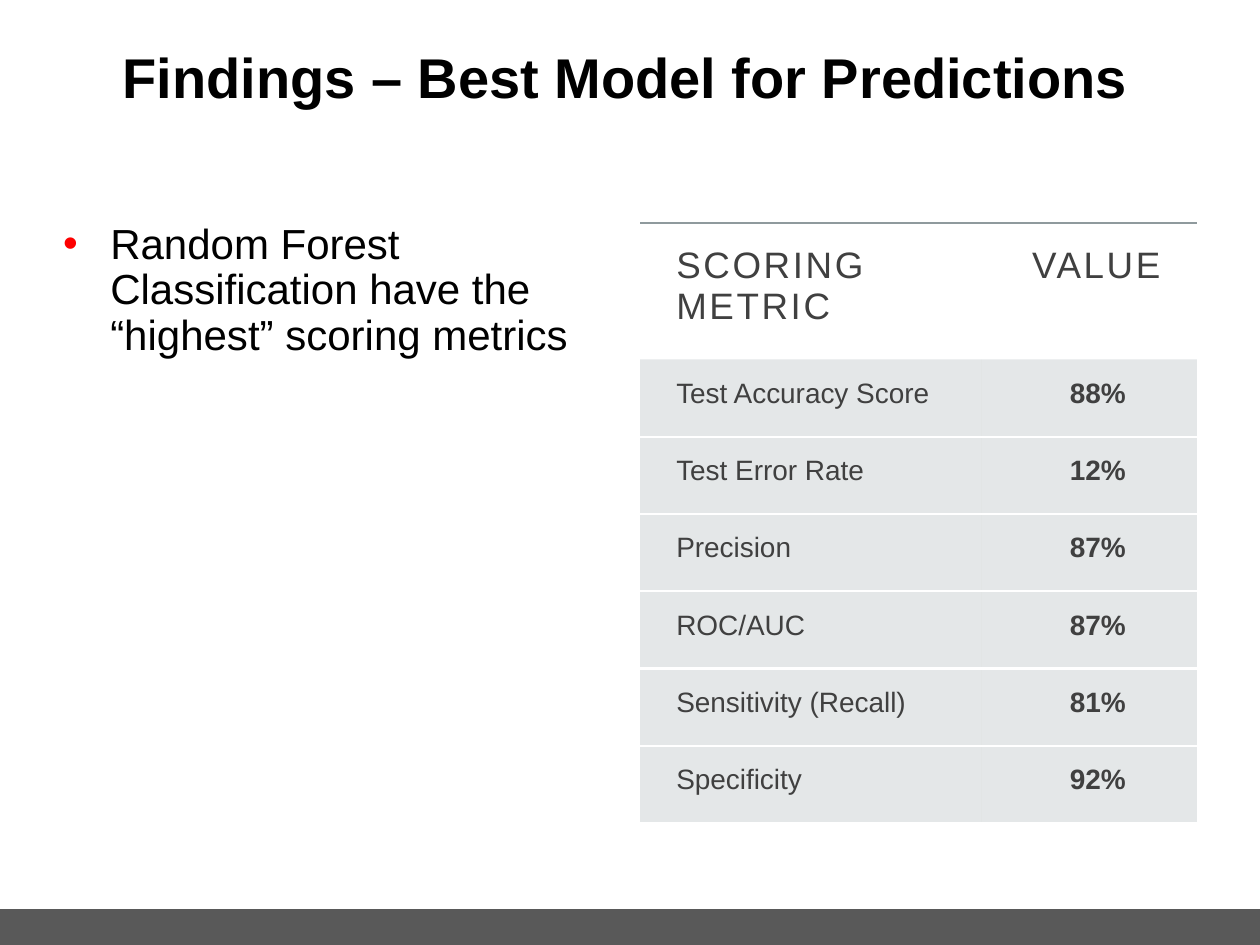
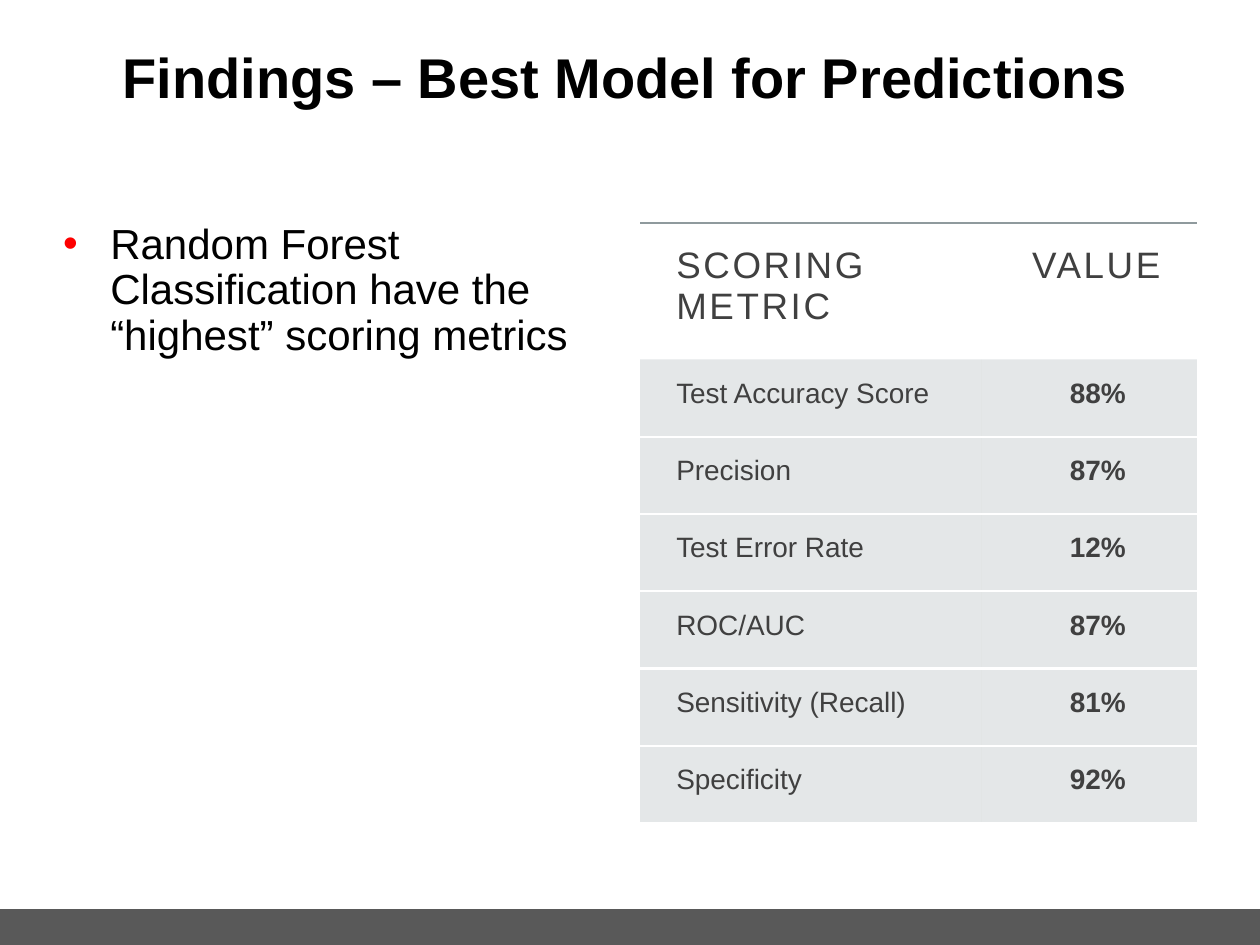
Before and after one commit to spettiett/dsc-capstone-project-v2-online-ds-pt-061019, a slide deck: slide 12 of Capstone_HotelBookingPredition(Final).pptx. Drawn at 1260x945 pixels with LibreOffice and Linux fonts; fonts in the diff are those of the drawing; background and template pictures are left out. Boxes give left, top, right and bottom in pixels: in the first picture for what was removed or moved away, otherwise in the second. Text is boxed around its words. In the diff, an @@ line names an element or a change of style, - is before the commit and + after.

```diff
--- a/Capstone_HotelBookingPredition(Final).pptx
+++ b/Capstone_HotelBookingPredition(Final).pptx
@@ table at <box>640,223,1197,823</box> @@
+row 3: Precision | 87%
-row 4: Precision | 87%
```
Also in this commit, not shown: 3 other slides changed, 1 other file.
